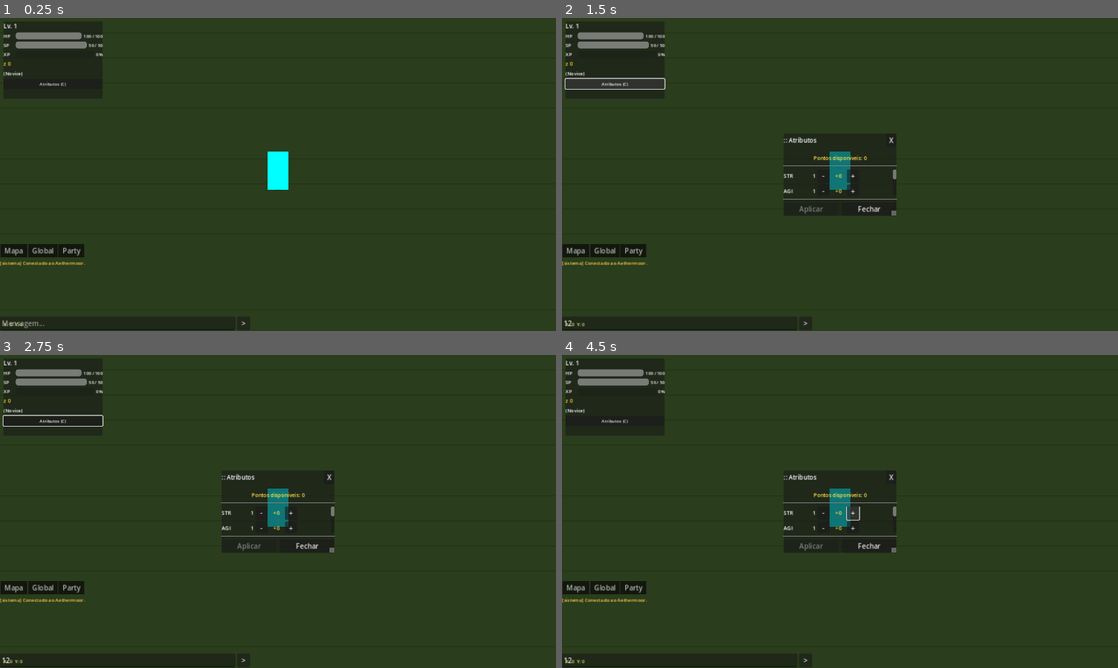
Above: before the commit, frames 1-4 (two rows, left to right).
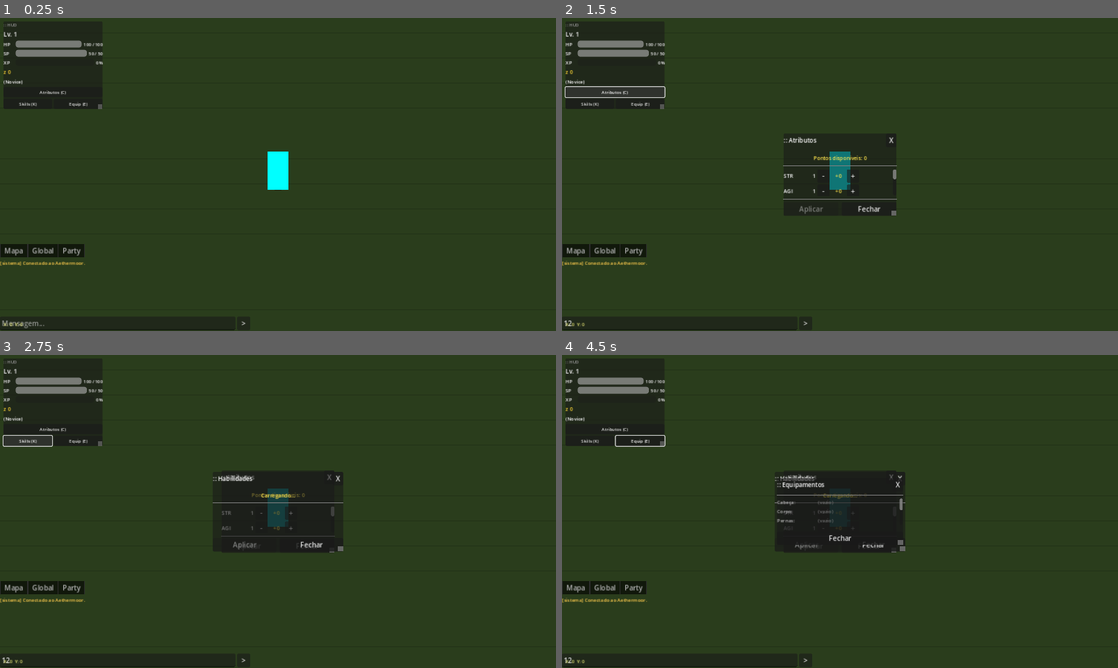
Above: after the commit, the same moments.

Repository: renash2me/Game-1.0
Game: Godot game, scene res://scenes/game_world.tscn
The game is run twice, just before and just after one commit, with the same random seed, the same clock (stepped at 60 frames per second) and the same inputs. This scene is started directly instead of the project's main scene.
Inputs (mouse positions are in pixels of both pictures, inside the frame that each line leads up to):
- Up to frame 1 (0.25 s): no input
- Up to frame 2 (1.5 s): click (678, 324) at 0.52 s; type "12" at 0.6 s; click "Atributos (C)" at 1.25 s
- Up to frame 3 (2.75 s): click (27, 439) at 2 s, where only the run after the commit has a clickable "Skills (K)"
- Up to frame 4 (4.5 s): click "-" at 2.75 s; click (639, 439) at 3.5 s, where only the run after the commit has a clickable "Equip (E)"; click "+" at 4.25 s

The runs differ from the first frame. In frame 1, 1.5% of the frame differs, in the area x 0-19%, y 1-30%; in frame 2, 1.8%; in frame 3, 2.5%; in frame 4, 3.3%, in the area x 0-62%, y 1-63%.
Error before the commit: Parse Error: Cannot infer the type of "op" variable because the value doesn't have a set type. (res://scripts/systems/window_manager.gd:33)

Commit message:
fix(client): Array[PanelContainer] para resolver tipo em loop no Godot 4.7
Godot 4.7 modo estrito não consegue inferir o tipo de p.position/p.size
quando p vem de um Array sem tipo (Variant). Tipando o array como
Array[PanelContainer] o iterador fica tipado e o parse error some.

Co-Authored-By: Claude Sonnet 4.6 <noreply@anthropic.com>
Claude-Session: https://claude.ai/code/session_01KzEqHDrWbGyHQtNhqA5Y96

Diff:
--- a/client/scripts/systems/window_manager.gd
+++ b/client/scripts/systems/window_manager.gd
@@ -4,7 +4,7 @@
 const SIZE_SNAP := 8.0
 const MIN_TITLE := 26.0
 
-static var _panels : Array = []
+static var _panels : Array[PanelContainer] = []
 
 static func register(panel: PanelContainer) -> void:
 	if panel not in _panels:
@@ -51,7 +51,7 @@
 	return target if absf(val - target) < dist else val
 
 static func _clean() -> void:
-	var valid : Array = []
+	var valid : Array[PanelContainer] = []
 	for p in _panels:
 		if is_instance_valid(p):
 			valid.append(p)
